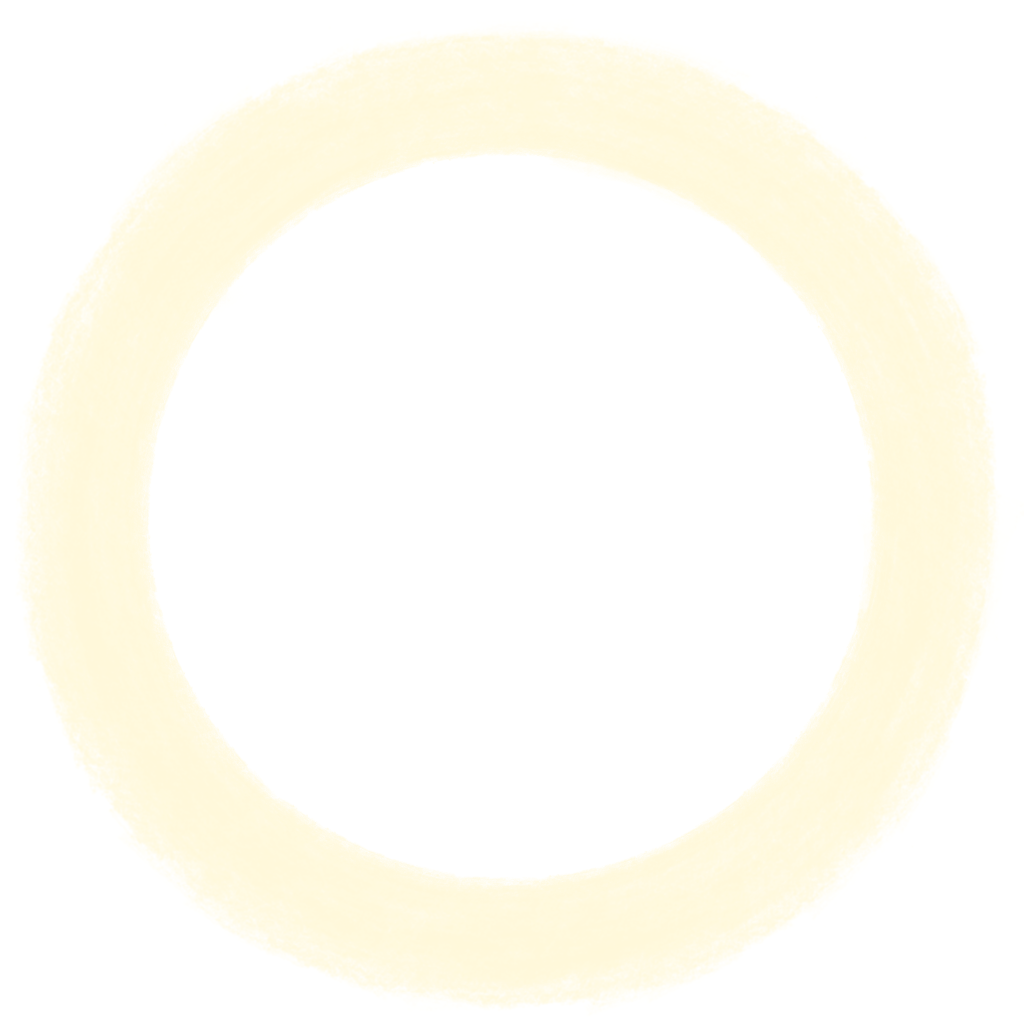
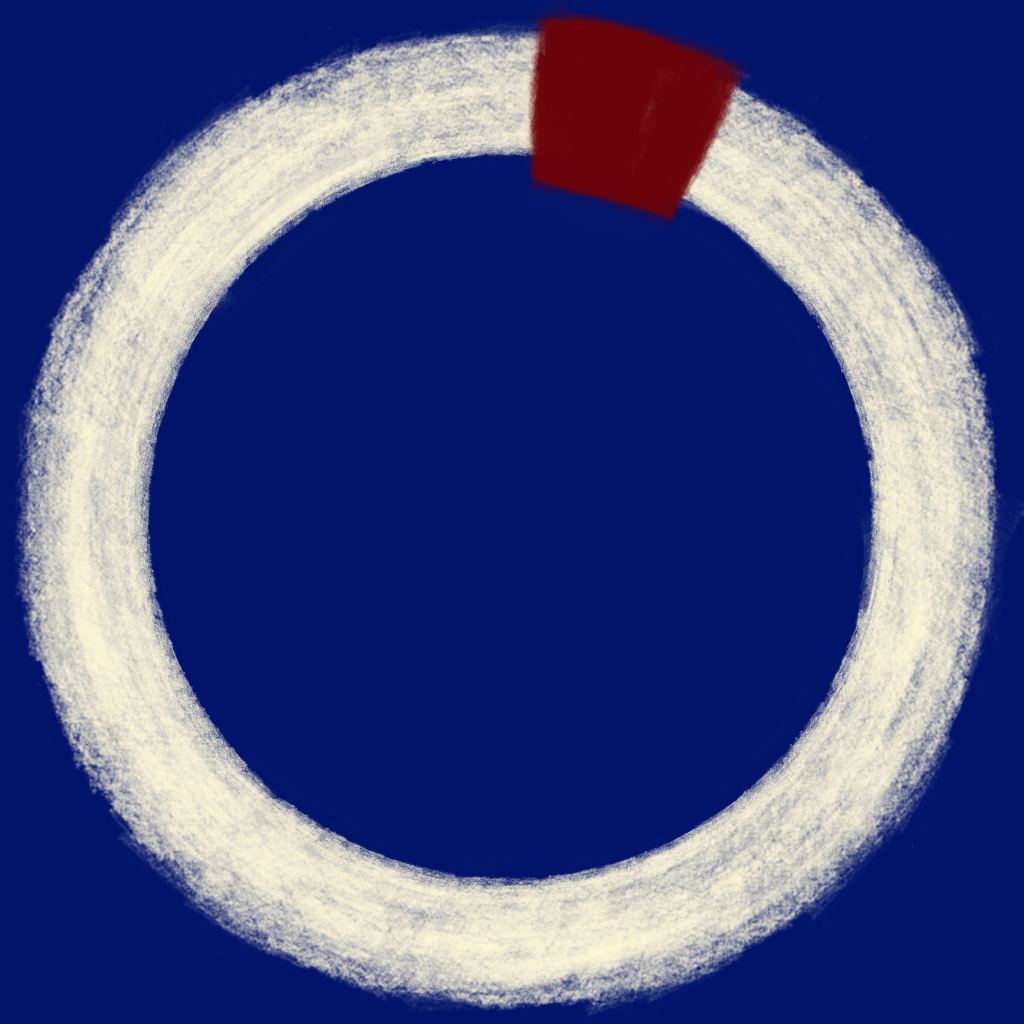
Before/after of a 1024px x 1024px layered artwork. What changed in the layer stack:
added layer "Paint Layer 4" above "Paint Layer 3" over bbox(384, 0, 832, 384)
painted on "Paint Layer 1" over bbox(0, 0, 1024, 1024)
added layer "Paint Layer 5" above "Background" over bbox(0, 0, 1024, 1024)
